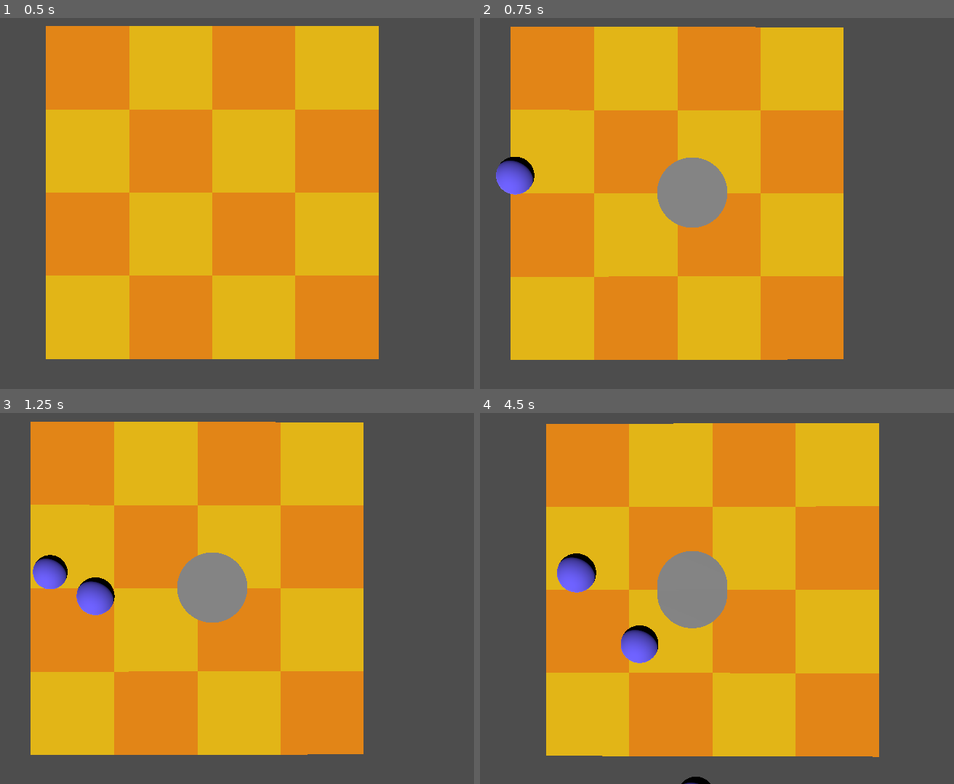
Above: before the commit, frames 1-4 (two rows, left to right).
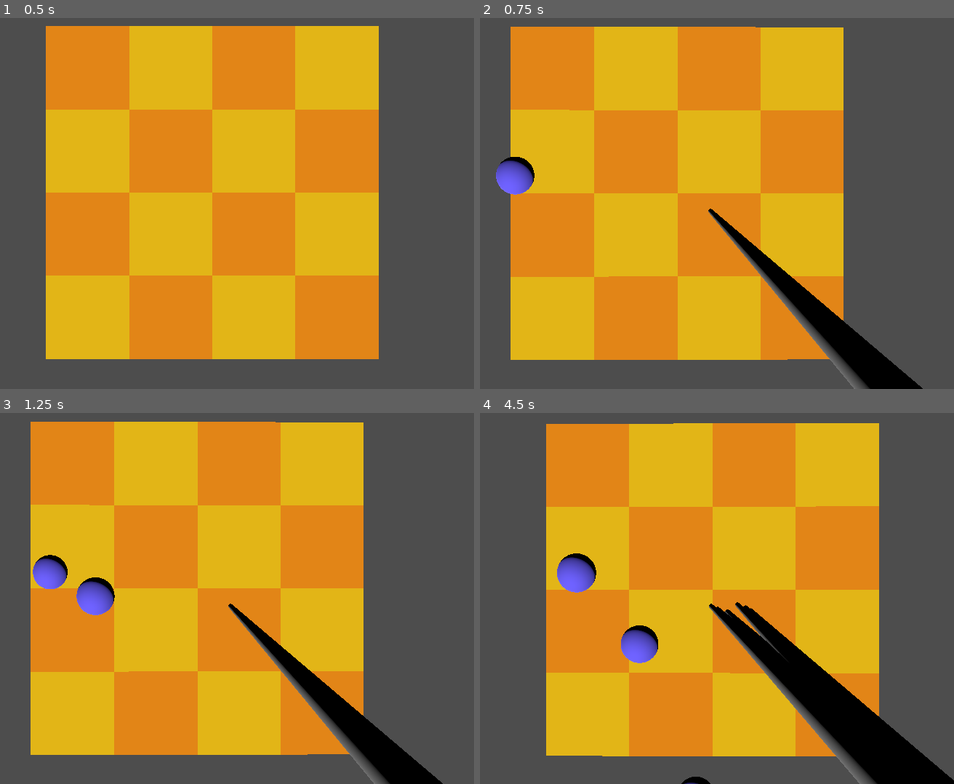
Above: after the commit, the same moments.

Repository: squonk4303/double-eagle
Game: Godot game, scene res://Scenes/shooting_gallery.tscn
Two runs of this game, one before a commit and one after it. Both use one fixed random seed, a clock stepped at 60 frames per second and the inputs below.
Inputs (mouse positions are in pixels of both pictures, inside the frame that each line leads up to):
- Up to frame 1 (0.5 s): no input
- Up to frame 2 (0.75 s): tap Enter at 0.5 s; move the mouse to (721, 192) at 0.52 s; press the mouse at (721, 192) at 0.53 s
- Up to frame 3 (1.25 s): no input
- Up to frame 4 (4.5 s): move the mouse to (664, 587) at 1.27 s; release the mouse at (664, 587) at 1.28 s; click (664, 587) at 1.35 s; move the mouse to (707, 579) at 2.02 s; press the mouse at (707, 579) at 2.03 s; move the mouse to (683, 594) at 2.77 s; release the mouse at (683, 594) at 2.78 s; click (683, 594) at 2.85 s; move the mouse to (731, 591) at 3.52 s; press the mouse at (731, 591) at 3.53 s; move the mouse to (655, 583) at 4.27 s; release the mouse at (655, 583) at 4.28 s; click (655, 583) at 4.35 s

Frame 1 is identical in both runs. In frame 2, 5.8% of the frame differs, in the area x 37-94%, y 37-100%; in frame 3, 5.8%; in frame 4, 9.2%, in the area x 37-100%, y 37-100%.

Commit message:
Figure out signals for firing the gun
This also adds mock bullet tracers as visualization.

Diff:
--- a/Scenes/marksman.tscn
+++ b/Scenes/marksman.tscn
@@ -1,13 +1,11 @@
-[gd_scene load_steps=3 format=3 uid="uid://d2fjk8sjrgt5b"]
+[gd_scene load_steps=2 format=3 uid="uid://d2fjk8sjrgt5b"]
 
-[ext_resource type="Script" uid="uid://cg3ief3pfmqr7" path="res://Scripts/camera.gd" id="1_x7t1k"]
-[ext_resource type="PackedScene" uid="uid://bx5n31jm0mov6" path="res://Scenes/bullet.tscn" id="2_35i88"]
+[ext_resource type="Script" uid="uid://cg3ief3pfmqr7" path="res://Scripts/marksman.gd" id="1_x7t1k"]
 
 [node name="Marksman" type="Marker3D"]
+script = ExtResource("1_x7t1k")
 
 [node name="Pivot" type="Node3D" parent="."]
-script = ExtResource("1_x7t1k")
-bullet_scene = ExtResource("2_35i88")
 
 [node name="Camera3D" type="Camera3D" parent="Pivot"]
 fov = 20.0
--- a/Scenes/shooting_gallery.tscn
+++ b/Scenes/shooting_gallery.tscn
@@ -1,9 +1,11 @@
-[gd_scene load_steps=7 format=3 uid="uid://dmhoe5lj17si8"]
+[gd_scene load_steps=9 format=3 uid="uid://dmhoe5lj17si8"]
 
 [ext_resource type="Script" uid="uid://dygeferva8e0t" path="res://Scripts/shooting_gallery.gd" id="1_42nf8"]
-[ext_resource type="Texture2D" uid="uid://dxbkjfh5l0n4o" path="res://Textures/checker.png" id="1_es7xq"]
+[ext_resource type="Texture2D" uid="uid://dxbkjfh5l0n4o" path="res://Images/checker.png" id="1_es7xq"]
 [ext_resource type="PackedScene" uid="uid://eha8e1yuwui3" path="res://Scenes/ball.tscn" id="2_hqr8d"]
 [ext_resource type="PackedScene" uid="uid://d2fjk8sjrgt5b" path="res://Scenes/marksman.tscn" id="3_npy5q"]
+[ext_resource type="PackedScene" uid="uid://bx5n31jm0mov6" path="res://Scenes/bullet.tscn" id="3_oy0ci"]
+[ext_resource type="Texture2D" uid="uid://b73y5cam3211y" path="res://Images/crosshair_plus.png" id="5_au61t"]
 
 [sub_resource type="StandardMaterial3D" id="StandardMaterial3D_hqr8d"]
 albedo_texture = ExtResource("1_es7xq")
@@ -14,6 +16,7 @@
 [node name="Shooting_Gallery" type="Node3D"]
 script = ExtResource("1_42nf8")
 ball_scene = ExtResource("2_hqr8d")
+bullet_scene = ExtResource("3_oy0ci")
 
 [node name="Marksman" parent="." instance=ExtResource("3_npy5q")]
 transform = Transform3D(1, 0, 0, 0, 1, 0, 0, 0, 1, 0, 0, 32.4717)
@@ -33,4 +36,13 @@
 wait_time = 0.5
 autostart = true
 
+[node name="HeadsUpDisplay" type="CanvasLayer" parent="."]
+visible = false
+
+[node name="Crosshair" type="Sprite2D" parent="HeadsUpDisplay"]
+position = Vector2(368, 292)
+scale = Vector2(11.6439, 11.6439)
+texture = ExtResource("5_au61t")
+
+[connection signal="gun0_fired" from="Marksman" to="." method="_on_marksman_gun_0_fired"]
 [connection signal="timeout" from="BallTimer" to="." method="_on_ball_timer_timeout"]
--- a/Scripts/camera.gd
+++ b/Scripts/marksman.gd
@@ -1,14 +1,16 @@
 extends Node3D
 
-@onready var camera = $Camera3D
+@onready var pivot = $Pivot
+@onready var camera = $Pivot/Camera3D
 
-@export var bullet_scene: PackedScene
 @export var mouse_sens = 0.02
 
 var MAX_PITCH = deg_to_rad(90)
 var MIN_PITCH = deg_to_rad(-90)
 
 var to_rotate: Vector3
+
+signal gun0_fired(b_position: Vector3, b_rotation: Vector3)
 
 func _ready():
     # Capture mouse
@@ -25,12 +27,10 @@
         to_rotate.x = -1 * event.relative.y * mouse_sens
 
     if event.is_action_pressed("primary_fire"):
-        print("Firing @ ", camera.rotation)
-        var bullet = bullet_scene.instantiate()
-        var bullet_position = camera.position + Vector3(1,1,1)
-        bullet.initialize(camera.position, camera.rotation)
-
-        add_child(bullet)
+        # Tweak position before emitting
+        var bullet_position = camera.global_position + Vector3(0.1, -0.1, -0.1)
+        # Emit signal to spawn a bullet in parent scene
+        gun0_fired.emit(bullet_position, camera.global_rotation)
 
     if event.is_action_pressed("LMB"):
         # Recapture mouse upon clicking inside window
@@ -46,7 +46,7 @@
     # Find this out.
 
     # Rotate Pivot along y-axis
-    rotate_y(to_rotate.y * delta)
+    pivot.rotate_y(to_rotate.y * delta)
     # Rotate Camera along its x-axis
     camera.rotate_x(to_rotate.x * delta)
     camera.rotation.x = clamp(camera.rotation.x, MIN_PITCH, MAX_PITCH)
--- a/Scripts/shooting_gallery.gd
+++ b/Scripts/shooting_gallery.gd
@@ -1,6 +1,7 @@
 extends Node3D
 
 @export var ball_scene: PackedScene
+@export var bullet_scene: PackedScene
 
 
 func _on_ball_timer_timeout() -> void:
@@ -11,3 +12,11 @@
 
     # Spawn by adding the object to the main scene
     add_child(ball)
+
+func _on_marksman_gun_0_fired(b_position: Vector3, b_rotation: Vector3) -> void:
+    pass # Replace with function body.
+
+    print("Firing @ ", b_position, b_rotation)
+    var bullet = bullet_scene.instantiate()
+    bullet.initialize(b_position, b_rotation)
+    add_child(bullet)
Renamed: Scripts/camera.gd.uid -> Scripts/marksman.gd.uid
